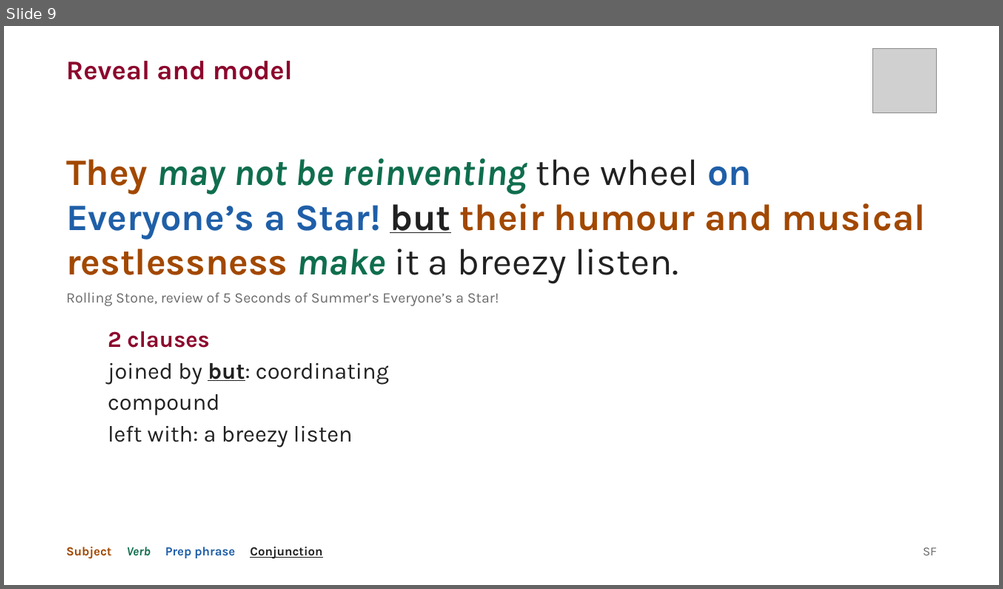
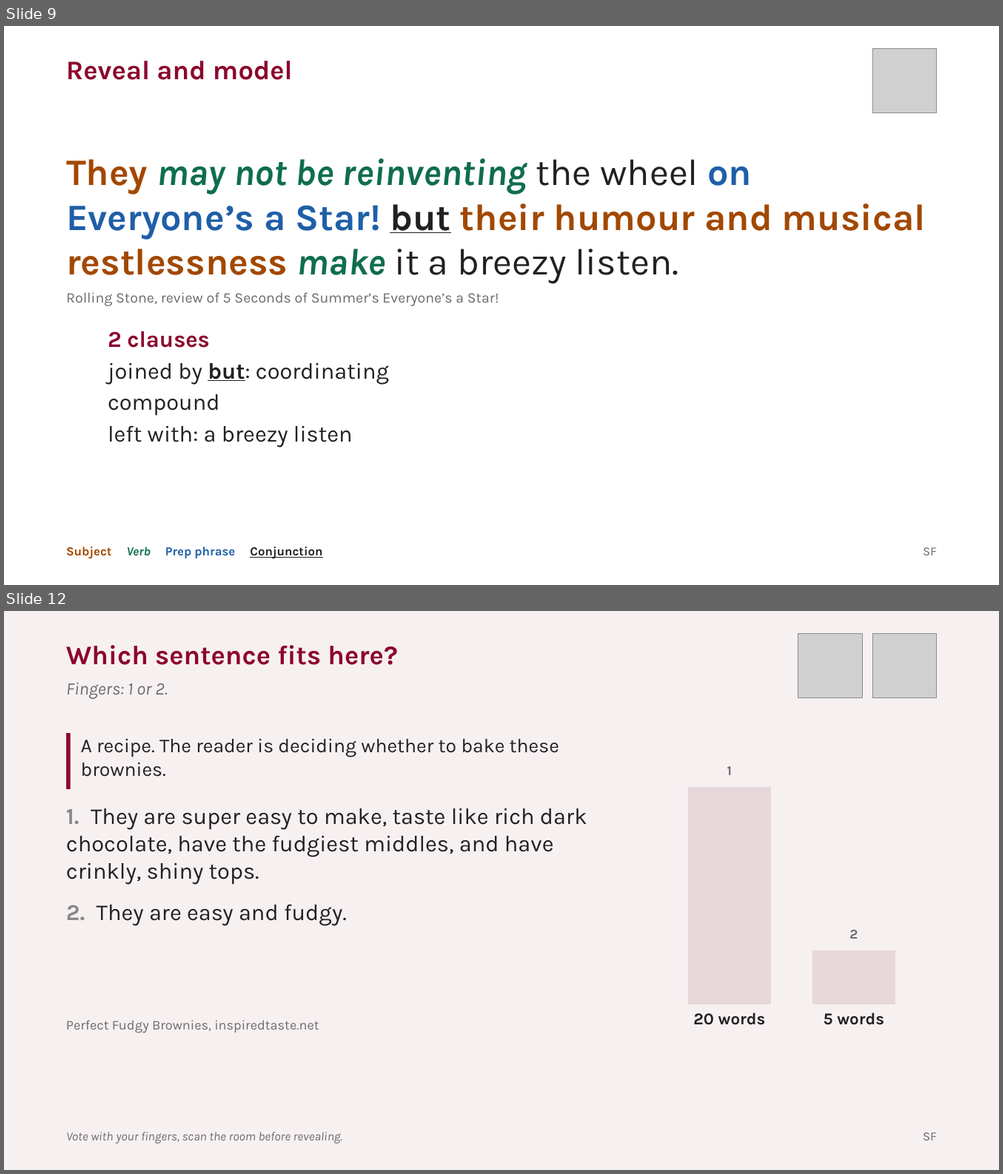
Before and after one commit to liaminhawai-cmd/Bone-Sparrow, a slide deck: SentenceFluencyDeck.pptx. Shown one above the other, each under a label of ours: slide 9 before the commit, slides 9 and 12 after it; the slides between them are not shown. The pictures are 1003x589 and 1003x1174 pixels, drawn with LibreOffice and Linux fonts; fonts in the diff are those of the drawing; grey boxes stand for pictures. Boxes give left, top, right and bottom in pixels: in the first picture for what was removed or moved away, otherwise in the second. Text is boxed around its words. In the diff, an @@ line names an element or a change of style, - is before the commit and + after.

```diff
--- a/SentenceFluencyDeck.pptx
+++ b/SentenceFluencyDeck.pptx
@@ slide 12 added at [4, 611, 999, 1170], background #F7F0F1 @@
@@ text added at [66, 645, 397, 665], 26 pt, text #8C072D, bold @@
+Which sentence fits here?
@@ picture added at [798, 634, 862, 698] @@
@@ picture added at [873, 634, 936, 698] @@
@@ text added at [66, 682, 167, 699], 17 pt, text #6B6B6B, italic @@
+Fingers: 1 or 2.
@@ rectangle added at [66, 733, 71, 789], fill #8C072D @@
@@ text added at [81, 738, 559, 777], 19 pt, text #212121 @@
+A recipe. The reader is deciding whether to bake these brownies.
@@ rectangle added at [688, 787, 771, 1005], fill #E6D8DA @@
@@ text added at [727, 766, 731, 775], 13 pt, text #6B6B6B, bold @@
+1
@@ text added at [66, 809, 587, 926], 22 pt, text #212121 @@
+1. They are super easy to make, taste like rich dark chocolate, have the fudgiest middles, and have crinkly, shiny tops.
+2. They are easy and fudgy.
@@ text added at [849, 930, 857, 939], 13 pt, text #6B6B6B, bold @@
+2
@@ rectangle added at [812, 951, 895, 1005], fill #E6D8DA @@
@@ text added at [66, 1020, 318, 1034], 13 pt, text #6B6B6B @@
+Perfect Fudgy Brownies, inspiredtaste.net
@@ text added at [693, 1013, 765, 1025], 16 pt, text #212121, bold @@
+20 words
@@ text added at [823, 1013, 884, 1025], 16 pt, text #212121, bold @@
+5 words
@@ text added at [66, 1132, 342, 1144], 12 pt, text #6B6B6B, italic @@
+Vote with your fingers, scan the room before revealing.
@@ text added at [922, 1133, 936, 1141], 12 pt, text #6B6B6B @@
+SF
```
Also in this commit, not shown: 3 other slides added, 2 slides removed, 4 other files.
